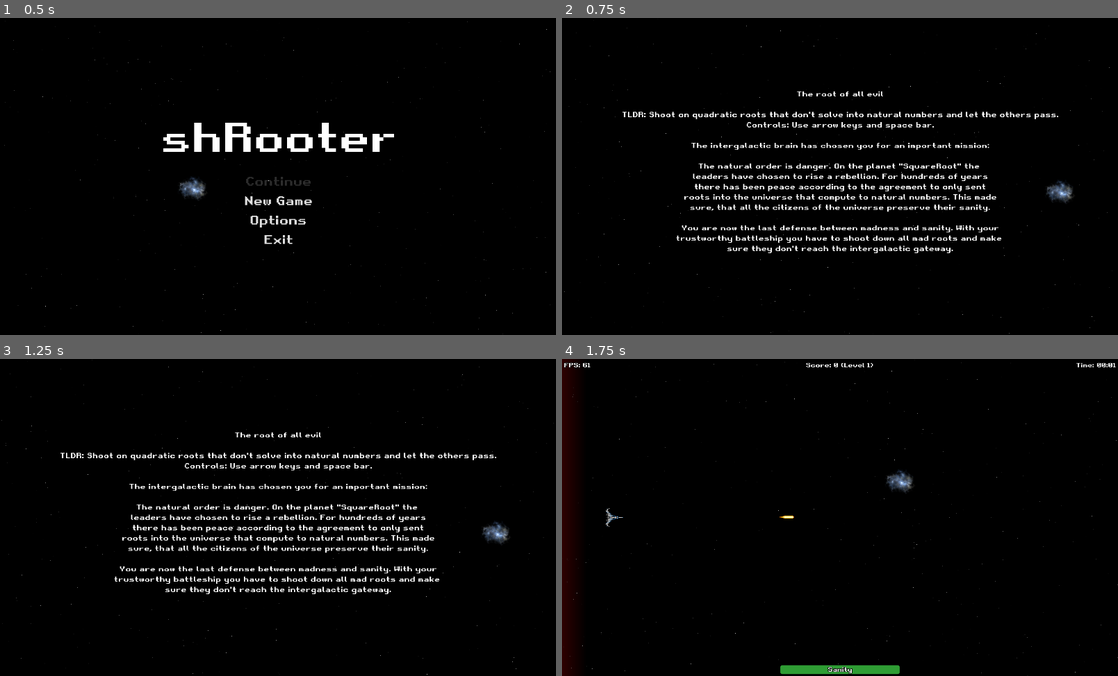
Above: before the commit, frames 1-4 (two rows, left to right).
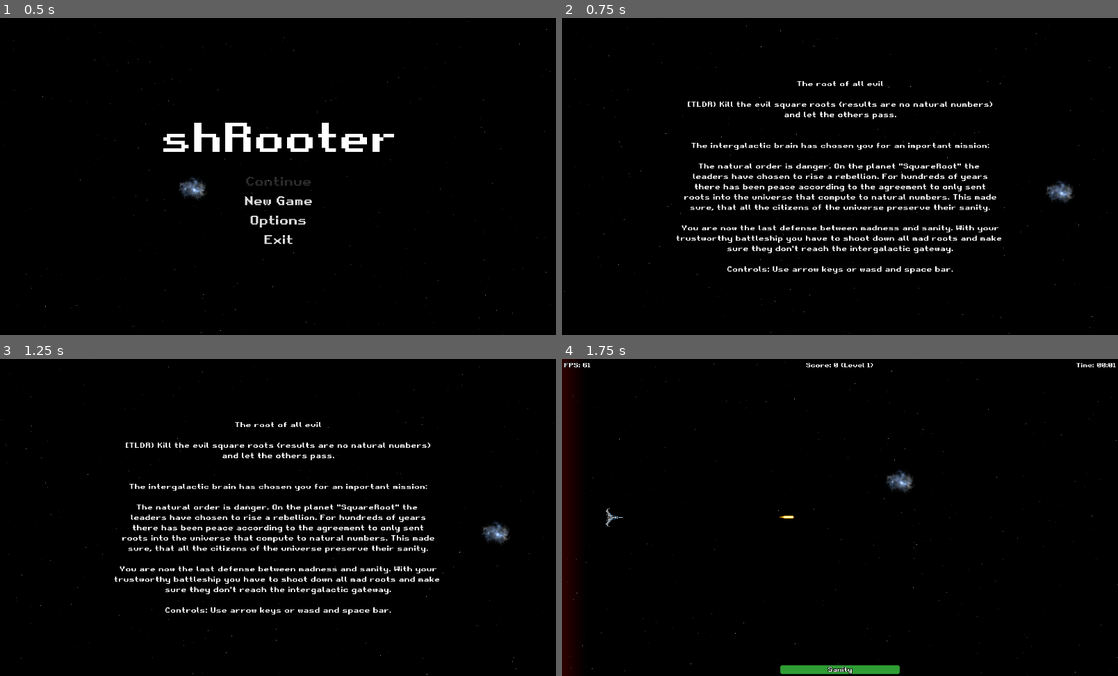
Above: after the commit, the same moments.

Repository: gingerr/ggj-2023-roots-one
Game: Godot game, scene res://MainMenu.tscn
Same seed, same stepped clock (60 frames per second), same inputs: the game is played once before the commit and once after it.
Inputs:
- Up to frame 1 (0.5 s): no input
- Up to frame 2 (0.75 s): click "New Game" at 0.5 s
- Up to frame 3 (1.25 s): no input
- Up to frame 4 (1.75 s): tap Enter at 1.25 s; hold Right (ui_right) from 1.28 s (still down); tap Space at 1.52 s

Frame 1 is identical in both runs. In frame 2, 1.8% of the frame differs, in the area x 10-90%, y 19-81%; in frame 3, 1.8%; in frame 4, nothing differs.

Commit message:
.

Diff:
--- a/project.godot
+++ b/project.godot
@@ -65,6 +65,37 @@
 
 common/drop_mouse_on_gui_input_disabled=true
 
+[input]
+
+ui_left={
+"deadzone": 0.5,
+"events": [ Object(InputEventKey,"resource_local_to_scene":false,"resource_name":"","device":0,"alt":false,"shift":false,"control":false,"meta":false,"command":false,"pressed":false,"scancode":16777231,"physical_scancode":0,"unicode":0,"echo":false,"script":null)
+, Object(InputEventJoypadButton,"resource_local_to_scene":false,"resource_name":"","device":0,"button_index":14,"pressure":0.0,"pressed":false,"script":null)
+, Object(InputEventKey,"resource_local_to_scene":false,"resource_name":"","device":0,"alt":false,"shift":false,"control":false,"meta":false,"command":false,"pressed":false,"scancode":0,"physical_scancode":65,"unicode":0,"echo":false,"script":null)
+ ]
+}
+ui_right={
+"deadzone": 0.5,
+"events": [ Object(InputEventKey,"resource_local_to_scene":false,"resource_name":"","device":0,"alt":false,"shift":false,"control":false,"meta":false,"command":false,"pressed":false,"scancode":16777233,"physical_scancode":0,"unicode":0,"echo":false,"script":null)
+, Object(InputEventJoypadButton,"resource_local_to_scene":false,"resource_name":"","device":0,"button_index":15,"pressure":0.0,"pressed":false,"script":null)
+, Object(InputEventKey,"resource_local_to_scene":false,"resource_name":"","device":0,"alt":false,"shift":false,"control":false,"meta":false,"command":false,"pressed":false,"scancode":0,"physical_scancode":68,"unicode":0,"echo":false,"script":null)
+ ]
+}
+ui_up={
+"deadzone": 0.5,
+"events": [ Object(InputEventKey,"resource_local_to_scene":false,"resource_name":"","device":0,"alt":false,"shift":false,"control":false,"meta":false,"command":false,"pressed":false,"scancode":16777232,"physical_scancode":0,"unicode":0,"echo":false,"script":null)
+, Object(InputEventJoypadButton,"resource_local_to_scene":false,"resource_name":"","device":0,"button_index":12,"pressure":0.0,"pressed":false,"script":null)
+, Object(InputEventKey,"resource_local_to_scene":false,"resource_name":"","device":0,"alt":false,"shift":false,"control":false,"meta":false,"command":false,"pressed":false,"scancode":0,"physical_scancode":87,"unicode":0,"echo":false,"script":null)
+ ]
+}
+ui_down={
+"deadzone": 0.5,
+"events": [ Object(InputEventKey,"resource_local_to_scene":false,"resource_name":"","device":0,"alt":false,"shift":false,"control":false,"meta":false,"command":false,"pressed":false,"scancode":16777234,"physical_scancode":0,"unicode":0,"echo":false,"script":null)
+, Object(InputEventJoypadButton,"resource_local_to_scene":false,"resource_name":"","device":0,"button_index":13,"pressure":0.0,"pressed":false,"script":null)
+, Object(InputEventKey,"resource_local_to_scene":false,"resource_name":"","device":0,"alt":false,"shift":false,"control":false,"meta":false,"command":false,"pressed":false,"scancode":0,"physical_scancode":83,"unicode":0,"echo":false,"script":null)
+ ]
+}
+
 [physics]
 
 common/enable_pause_aware_picking=true
--- a/resources/story.tres
+++ b/resources/story.tres
@@ -1,7 +1,8 @@
 The root of all evil
 
-TLDR: Shoot on quadratic roots that don't solve into natural numbers and let the others pass.
-Controls: Use arrow keys and space bar.
+[TLDR} Kill the evil square roots (results are no natural numbers)
+and let the others pass.
+
 
 The intergalactic brain has chosen you for an important mission:
 
@@ -14,3 +15,5 @@
 You are now the last defense between madness and sanity. With your
 trustworthy battleship you have to shoot down all mad roots and make
 sure they don't reach the intergalactic gateway.
+
+Controls: Use arrow keys or wasd and space bar.
